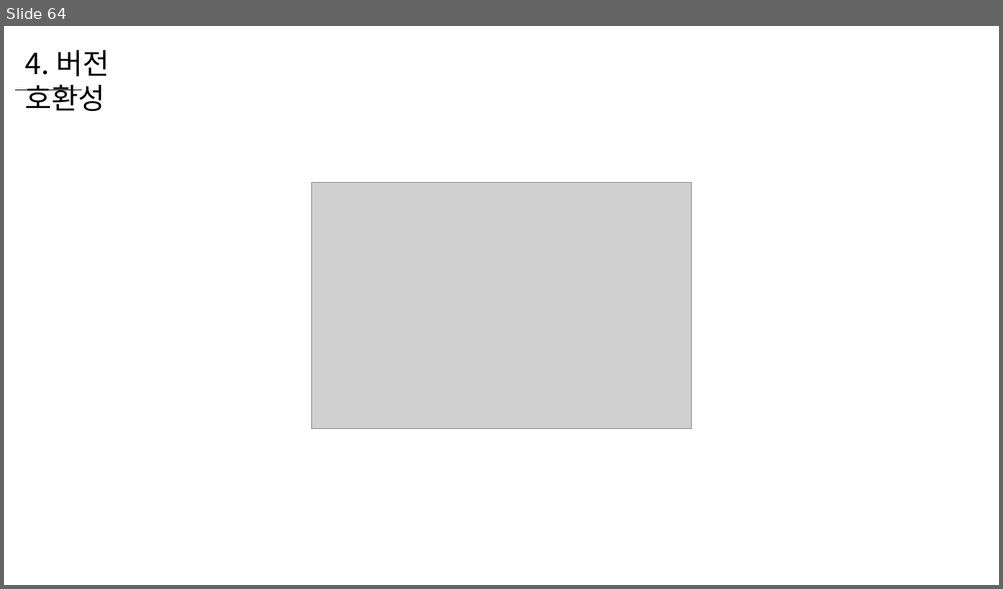
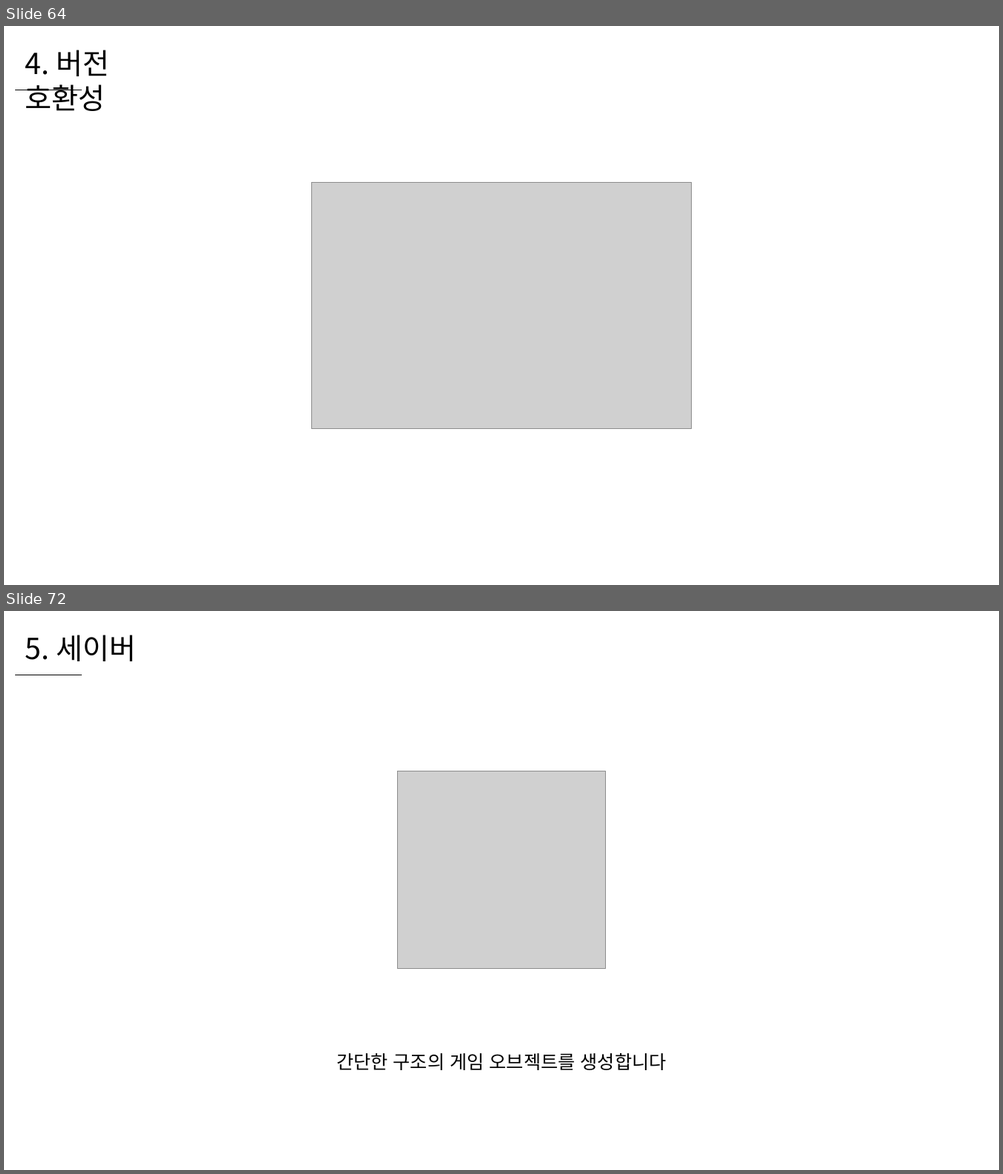
Before and after one commit to WooLyung/2022-Unity-Lecture, a slide deck: 5 - 데이터 관리 심화.pptx. Shown one above the other, each under a label of ours: slide 64 before the commit, slides 64 and 72 after it; the slides between them are not shown. The pictures are 1003x589 and 1003x1174 pixels, drawn with LibreOffice and Linux fonts; fonts in the diff are those of the drawing; grey boxes stand for pictures. Boxes give left, top, right and bottom in pixels: in the first picture for what was removed or moved away, otherwise in the second. Text is boxed around its words. In the diff, an @@ line names an element or a change of style, - is before the commit and + after.

```diff
--- a/5 - 데이터 관리 심화.pptx
+++ b/5 - 데이터 관리 심화.pptx
@@ slide 72 added at (x1=4, y1=611, x2=999, y2=1170), background #FFFFFF @@
@@ text added at (x1=25, y1=635, x2=136, y2=661), 28 pt, text #000000 @@
+5. 세이버
@@ line added from (14, 675) to (82, 675), #000000 0.5 pt @@
@@ picture added at (x1=398, y1=771, x2=606, y2=969) @@
@@ text added at (x1=336, y1=1054, x2=666, y2=1071), 18 pt, text #000000 @@
+간단한 구조의 게임 오브젝트를 생성합니다
```
Also in this commit, not shown: 2 slides changed, 16 other slides added.
